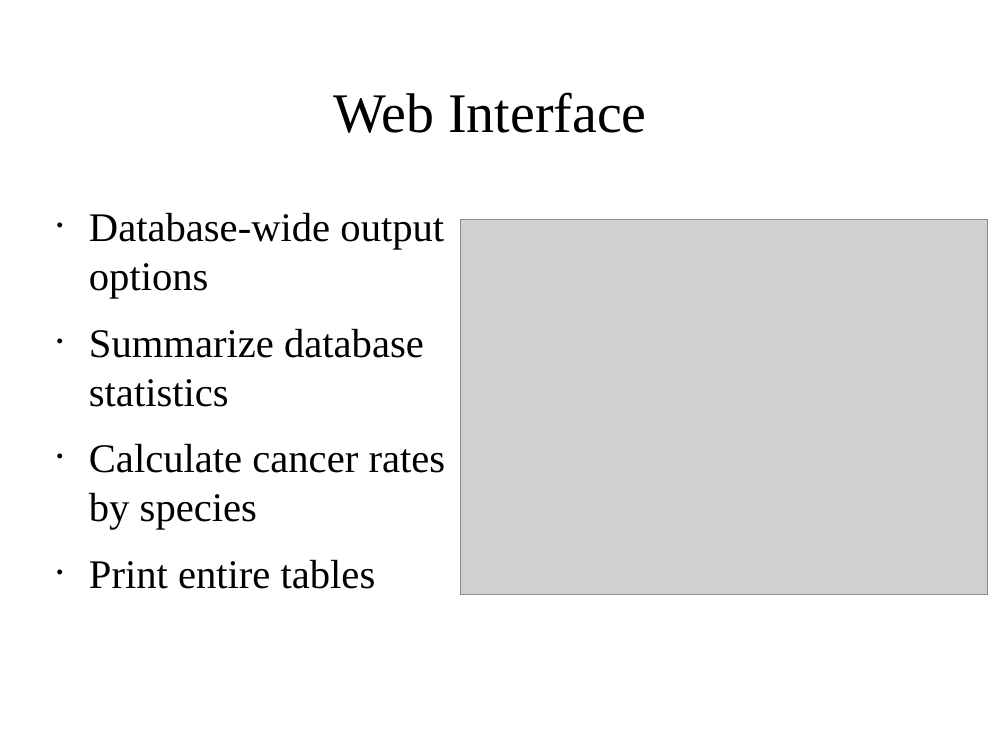
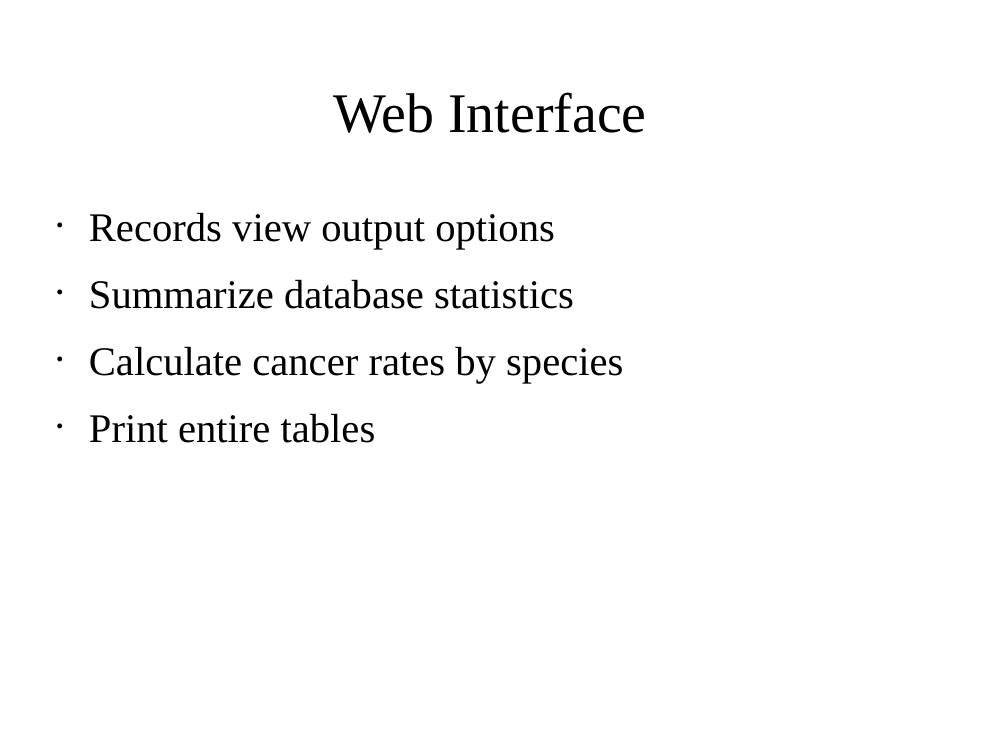
Before and after one commit to icwells/compOncDB, a slide deck: slide 12 of utils/databasePresentation.odp (slide 11 before the commit). Drawn at 1008x756 pixels with LibreOffice and Linux fonts; fonts in the diff are those of the drawing; grey boxes stand for pictures; background and template pictures are left out. Boxes give left, top, right and bottom in pixels: in the first picture for what was removed or moved away, otherwise in the second. Text is boxed around its words. In the diff, an @@ line names an element or a change of style, - is before the commit and + after.

```diff
--- a/utils/databasePresentation.odp
+++ b/utils/databasePresentation.odp
@@ text at (x1=89, y1=212, x2=555, y2=250): text changed @@
-• Database-wide output options
+• Records view output options
@@ picture removed at (x1=461, y1=220, x2=988, y2=595) @@
```
Also in this commit, not shown: 4 other slides changed, 1 slide added, 1 other file.
